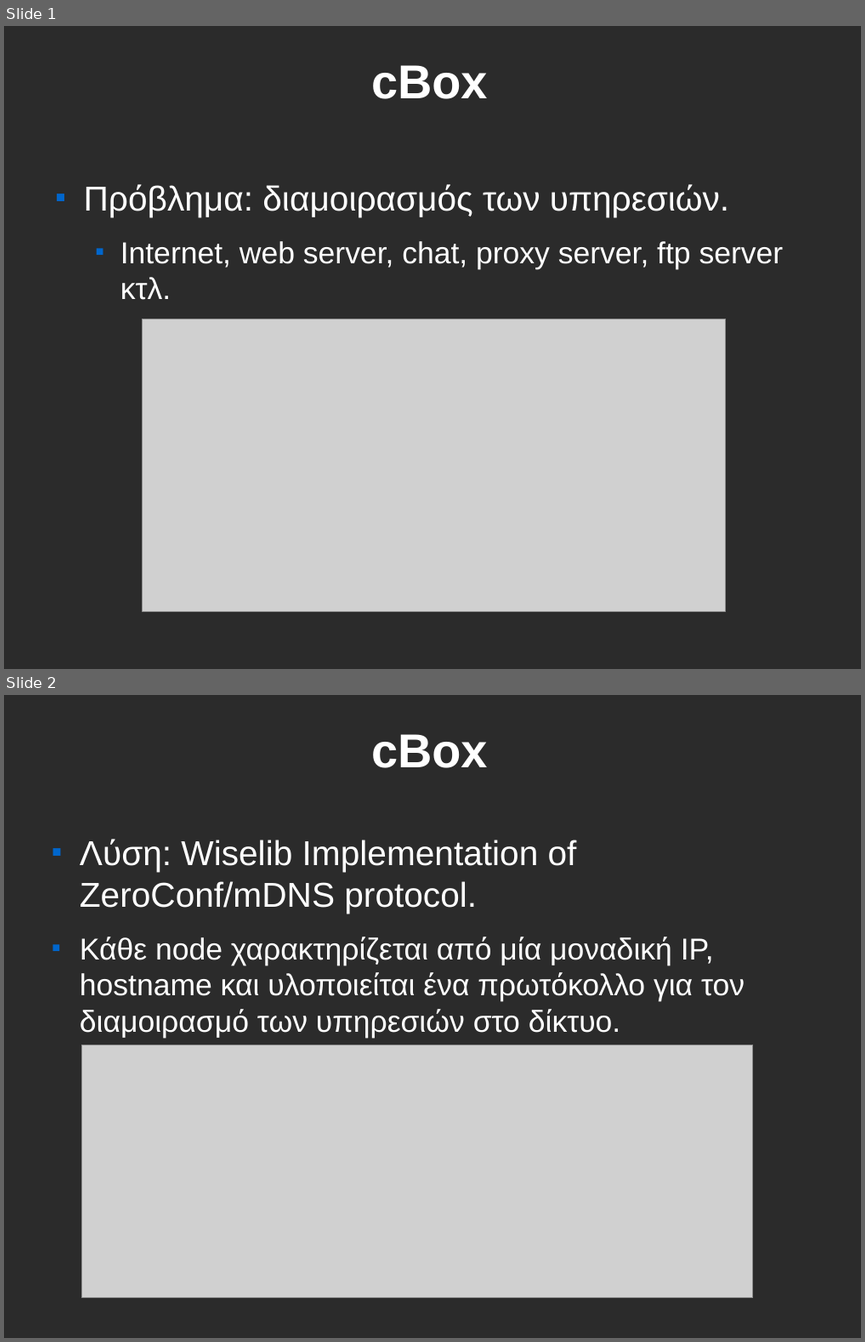
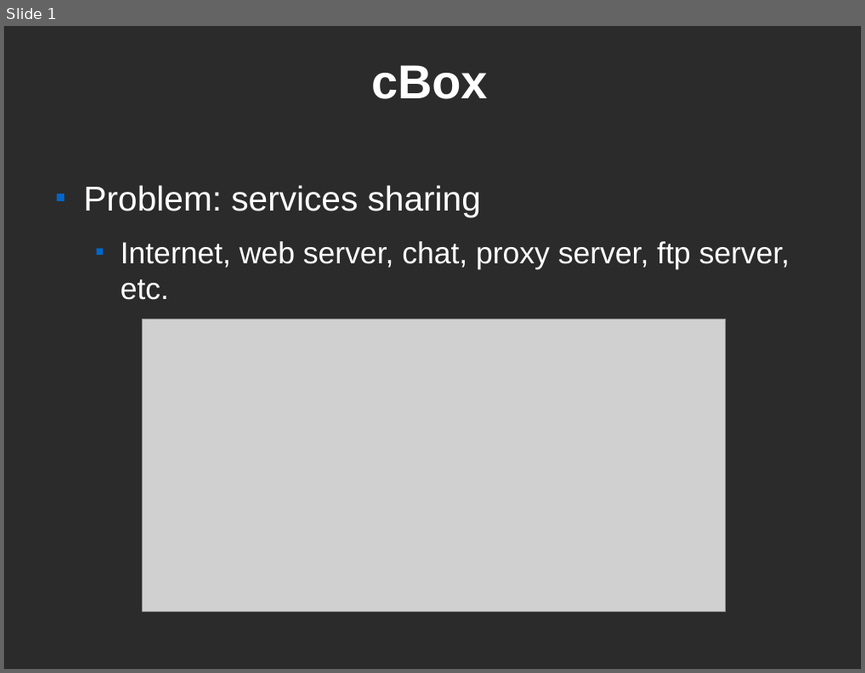
Before and after one commit to CEID-DS/cbox, a slide deck: doc/fosscomm/ZeroConf.odp. Shown one above the other, each under a label of ours: slides 1 and 2 before the commit, slide 1 after it. The pictures are 865x1342 and 865x673 pixels, drawn with LibreOffice and Linux fonts; fonts in the diff are those of the drawing; grey boxes stand for pictures; background and template pictures are left out; a plain dark background stands for a picture behind light text. Boxes give left, top, right and bottom in pixels: in the first picture for what was removed or moved away, otherwise in the second. Text is boxed around its words. In the diff, an @@ line names an element or a change of style, - is before the commit and + after.

Commit message:
ZeroConf presentation

```diff
--- a/doc/fosscomm/ZeroConf.odp
+++ b/doc/fosscomm/ZeroConf.odp
@@ slide 2 removed at [4,695,861,1338], background picture (left out) @@
@@ title removed at [371,734,488,768] @@
-cBox
@@ text removed at [80,839,744,1038] @@
-■ Λύση: Wiselib Implementation of ZeroConf/mDNS protocol.
-■ Κάθε node χαρακτηρίζεται από μία μοναδική IP, hostname και υλοποιείται ένα πρωτόκολλο για τον διαμοιρασμό των υπηρεσιών στο δίκτυο.
@@ picture removed at [81,1045,754,1298] @@
@@ slide 1 changed as well @@
@@ text at [84,185,790,300]: text changed @@
-■ Πρόβλημα: διαμοιρασμός των υπηρεσιών.
-  ■ Internet, web server, chat, proxy server, ftp server κτλ.
+■ Problem: services sharing
+  ■ Internet, web server, chat, proxy server, ftp server, etc.
```
Also in this commit, not shown: 10 slides added, 8 other slides removed, 1 other file.
